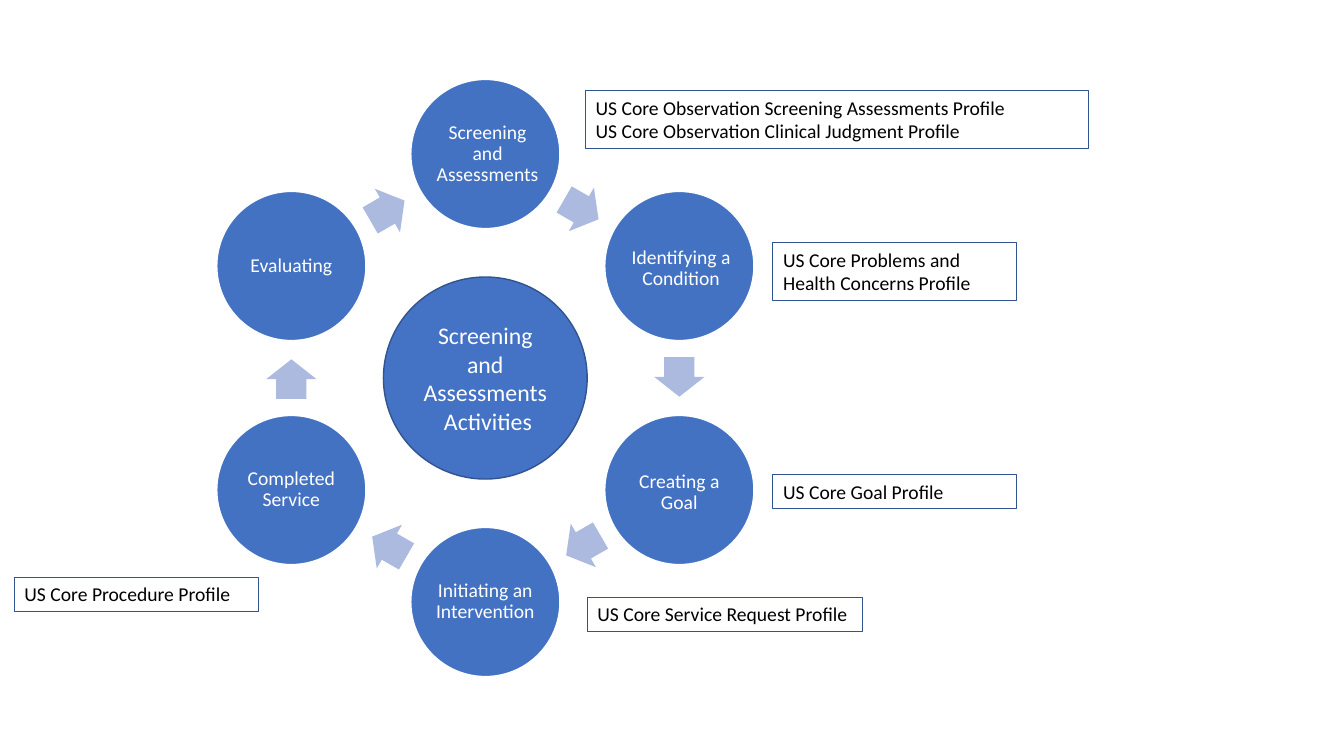
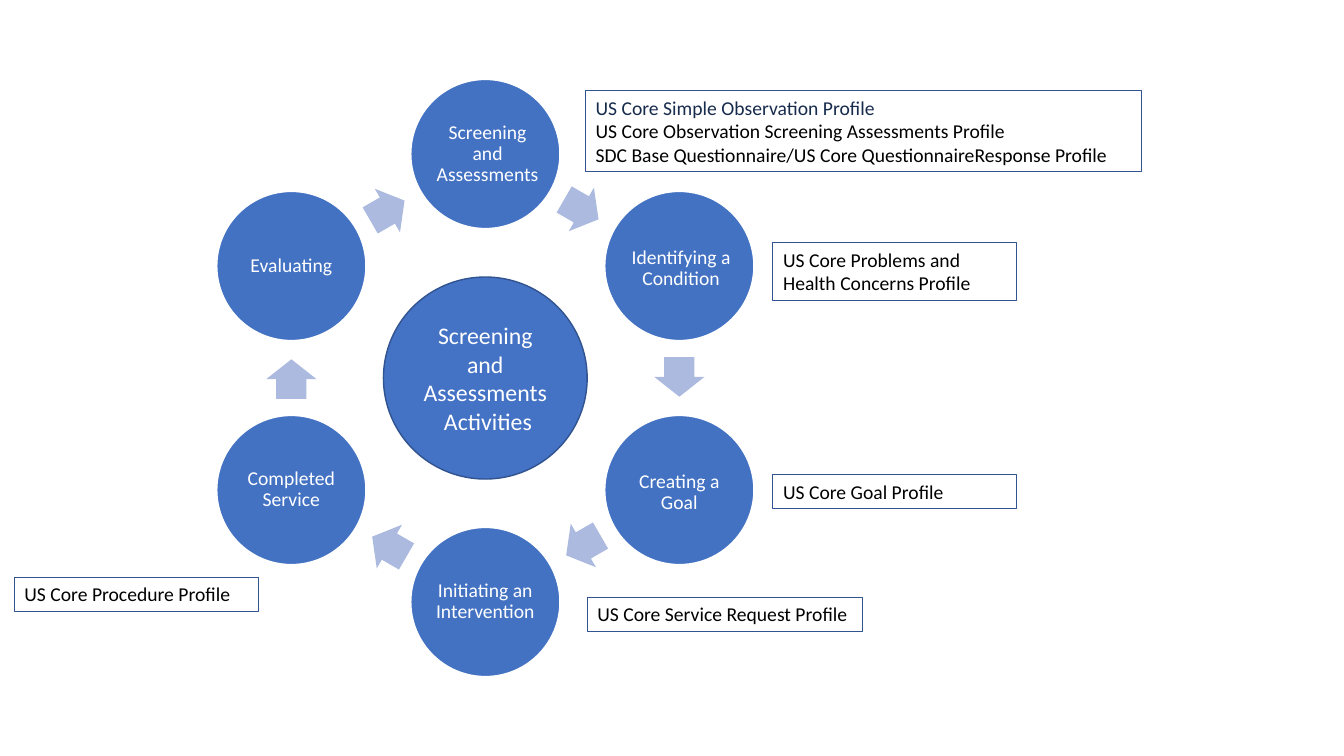
Before and after one commit to HL7/US-Core, a slide deck: slide 2 of input/images-source/AssessmentDiagrams_USCore_C-CDA_USCDIv3-generic.pptx. Drawn at 1344x756 pixels with LibreOffice and Linux fonts; fonts in the diff are those of the drawing. Boxes give left, top, right and bottom in pixels: in the first picture for what was removed or moved away, otherwise in the second. Text is boxed around its words. In the diff, an @@ line names an element or a change of style, - is before the commit and + after.

Commit message:
**Pre-Applied:** Remove US Core QuestionnaireResponse Tag Element [FHIR-40742]

```diff
--- a/input/images-source/AssessmentDiagrams_USCore_C-CDA_USCDIv3-generic.pptx
+++ b/input/images-source/AssessmentDiagrams_USCore_C-CDA_USCDIv3-generic.pptx
@@ rectangle "US Core Simple Observation Profile": place and size @@
-rectangle "US Core Simple Observation Profile" at (586,91,1089,148)
+rectangle "US Core Simple Observation Profile" at (586,91,1141,172)
@@ text in rectangle at (596,101,875,118): paragraph added @@
+US Core Simple Observation Profile
@@ text in rectangle at (596,148,1107,165): text changed @@
-US Core Observation Clinical Judgment Profile
+SDC Base Questionnaire/US Core QuestionnaireResponse Profile
```
Also in this commit, not shown: 40 other files.
